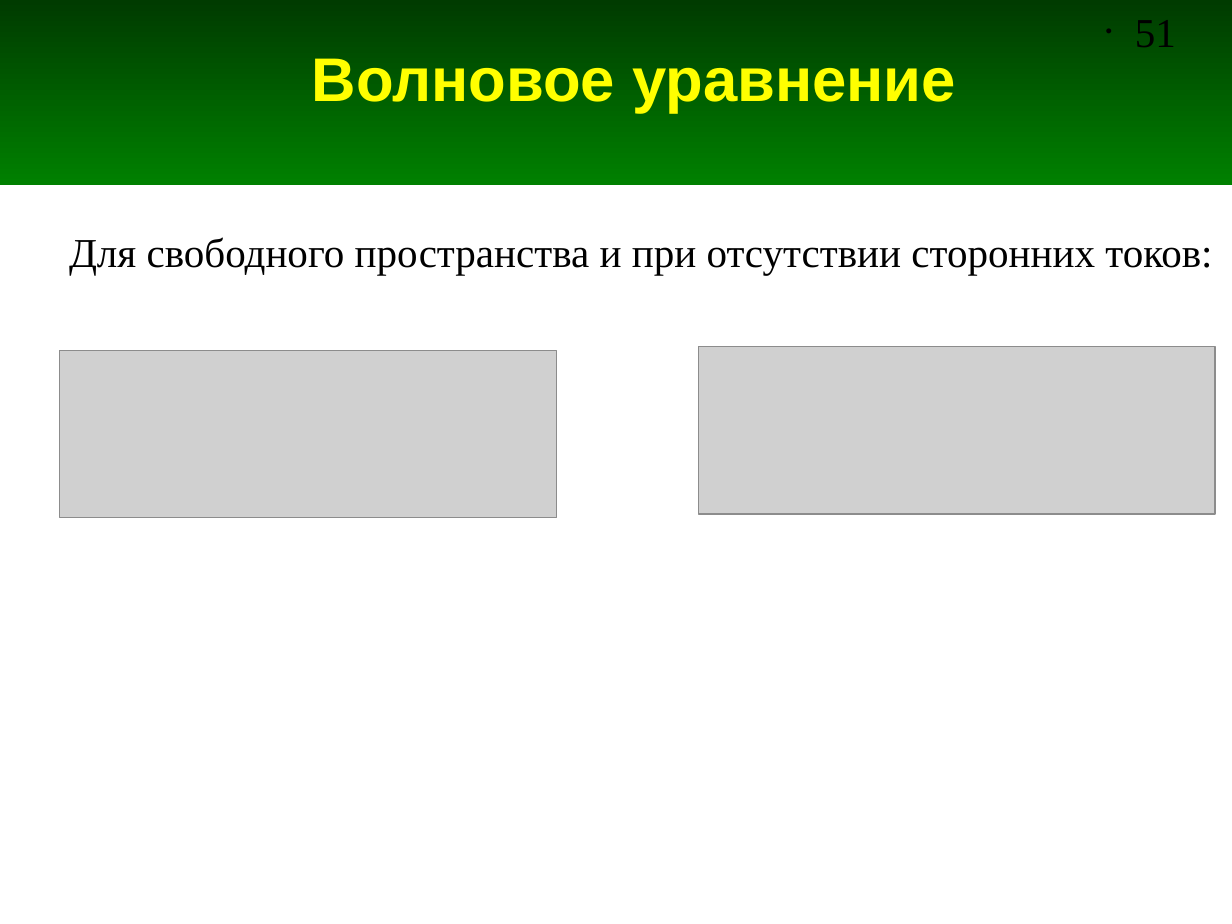
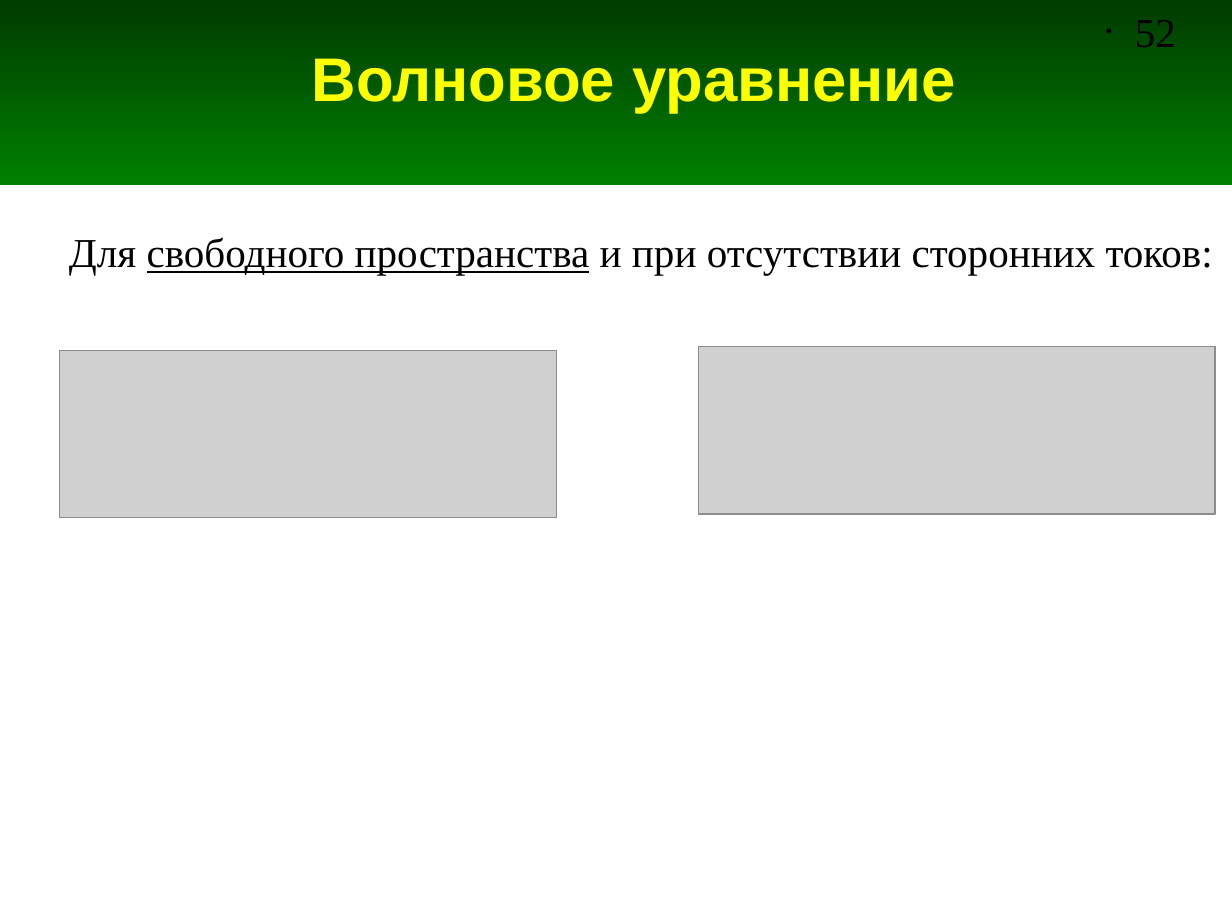
Before and after one commit to andris0147sv/modelling, a slide deck: slide 52 of presentations/2. FDTD.odp (slide 51 before the commit). Drawn at 1232x924 pixels with LibreOffice and Linux fonts; fonts in the diff are those of the drawing; grey boxes stand for pictures. Boxes give left, top, right and bottom in pixels: in the first picture for what was removed or moved away, otherwise in the second. Text is boxed around its words. In the diff, an @@ line names an element or a change of style, - is before the commit and + after.

```diff
--- a/presentations/2. FDTD.odp
+++ b/presentations/2. FDTD.odp
@@ page number at (1135, 20, 1176, 47): text changed @@
-• 51
+• 52
@@ text "Для свободного пространства и при ..." at (69, 237, 1213, 274): underline on in "свободного пространства" @@
```
Also in this commit, not shown: 7 other slides changed, 14 slides added.
